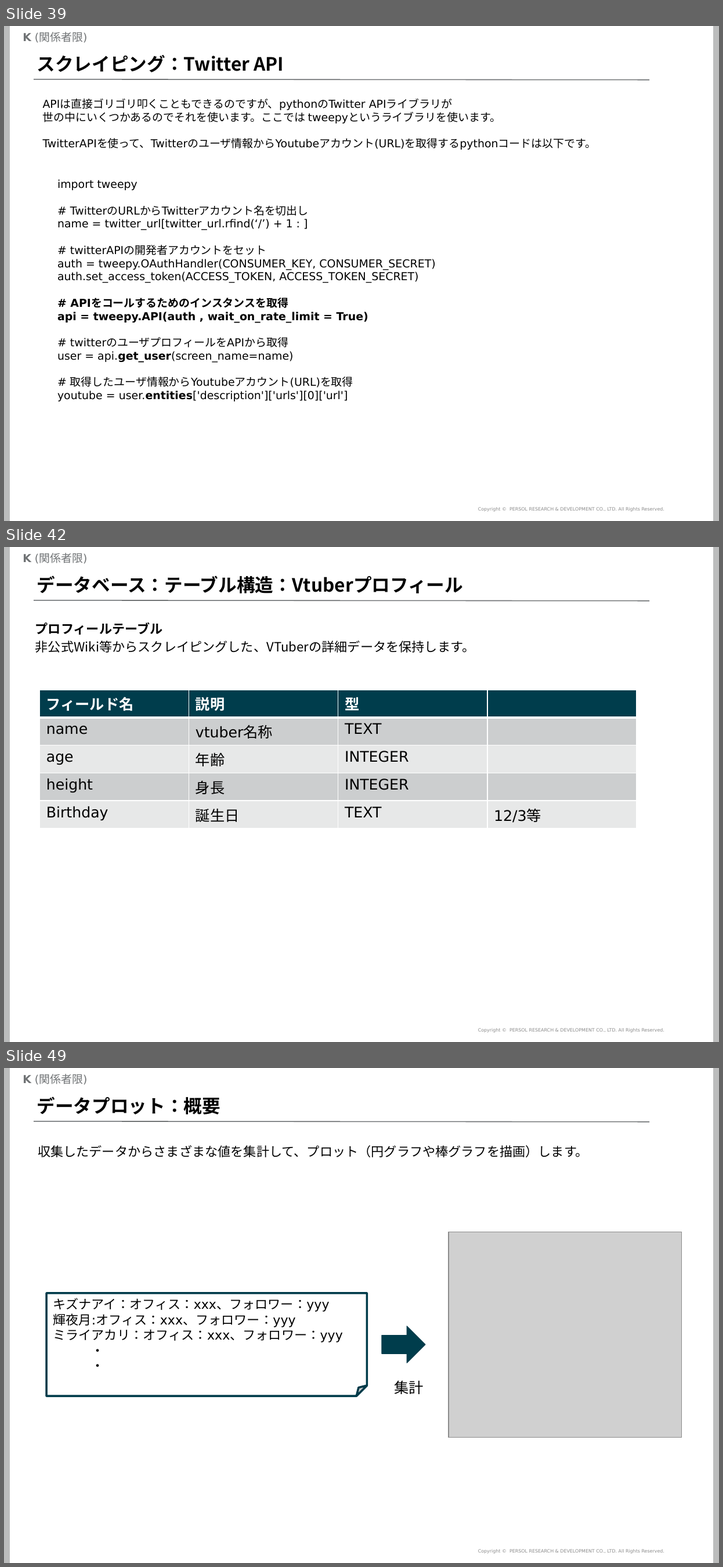
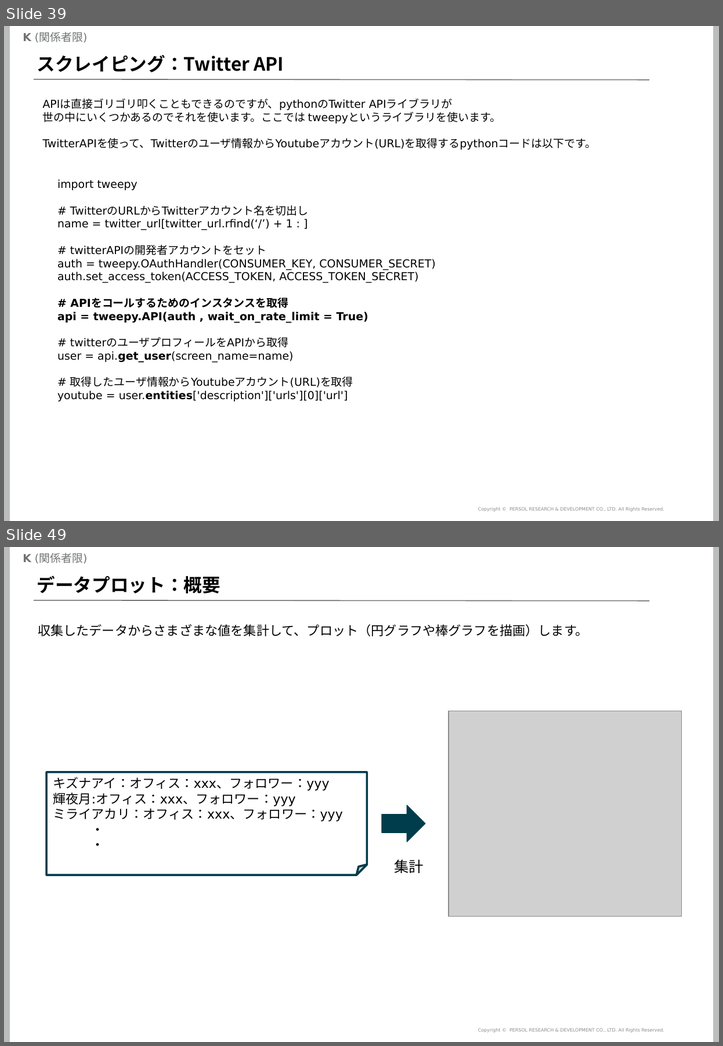
Before and after one commit to mogrodown/python_session, a slide deck: doc/python中級講座_2020.pptx. Shown one above the other, each under a label of ours: slides 39, 42 and 49 before the commit, slides 39 and 49 after it; the slides between them are not shown. The pictures are 723x1567 and 723x1046 pixels, drawn with LibreOffice and Linux fonts; fonts in the diff are those of the drawing; grey boxes stand for pictures; background and template pictures are left out. Boxes give left, top, right and bottom in pixels: in the first picture for what was removed or moved away, otherwise in the second. Text is boxed around its words. In the diff, an @@ line names an element or a change of style, - is before the commit and + after.

```diff
--- a/doc/python中級講座_2020.pptx
+++ b/doc/python中級講座_2020.pptx
@@ slide 42 removed at [4, 547, 719, 1042], background #FFFFFF; not listed: 5 template elements that a slide beside it also shows @@
@@ title removed at [37, 575, 463, 593] @@
-データベース：テーブル構造：Vtuberプロフィール
@@ text removed at [35, 622, 474, 653] @@
-プロフィールテーブル
-非公式Wiki等からスクレイピングした、VTuberの詳細データを保持します。
@@ table removed at [39, 690, 636, 825], 5 rows, 4 columns @@
-フィールド名 | 説明 | 型 | 
-name | vtuber名称 | TEXT | 
-age | 年齢 | INTEGER | 
-height | 身長 | INTEGER | 
-Birthday | 誕生日 | TEXT | 12/3等
```
Also in this commit, not shown: 11 slides changed, 1 slide added, 2 other files.
